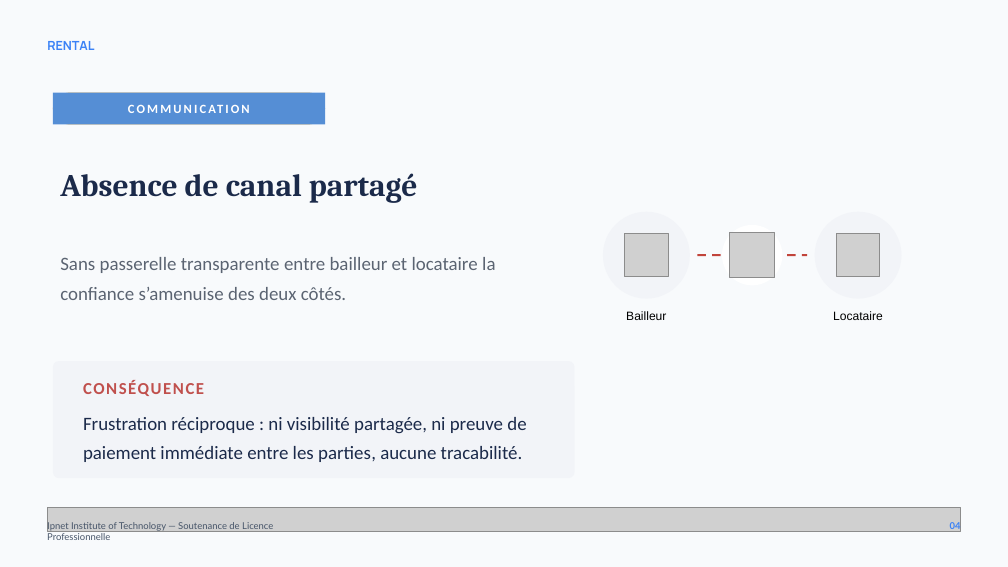
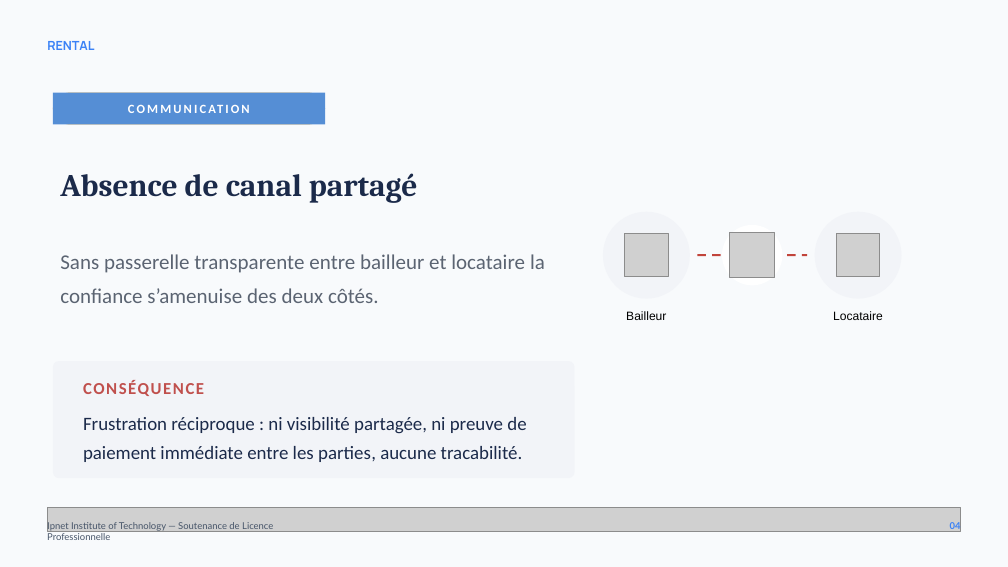
Before and after one commit to xavierGIT04/Soutenance, a slide deck: slide 7 of Soutenance de Licence - GBANDI WAKE (1).pptx. Drawn at 1008x567 pixels with LibreOffice and Linux fonts; fonts in the diff are those of the drawing; grey boxes stand for pictures; background and template pictures are left out. Boxes give left, top, right and bottom in pixels: in the first picture for what was removed or moved away, otherwise in the second. Text is boxed around its words. In the diff, an @@ line names an element or a change of style, - is before the commit and + after.

```diff
--- a/Soutenance de Licence - GBANDI WAKE (1).pptx
+++ b/Soutenance de Licence - GBANDI WAKE (1).pptx
@@ text "Sans passerelle transparente entre bailleur ..." at <box>60,254,545,303</box>: size 18 to 20 pt @@
```
Also in this commit, not shown: 2 other slides changed.
